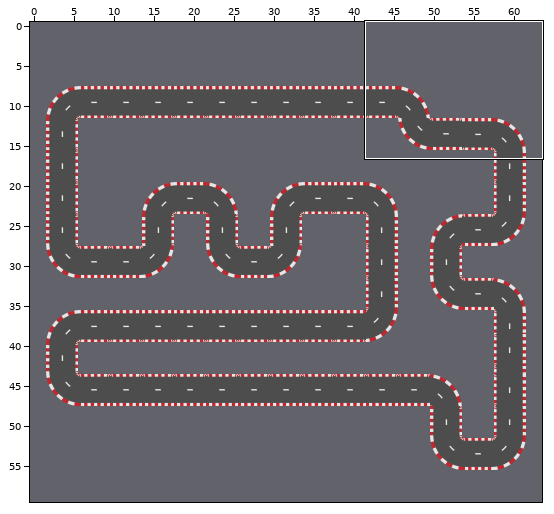
Tiled map: Assets/map/racing.tmx. Above, an overview of the earlier version with the close-up marked.
Close-up. Before the edit:
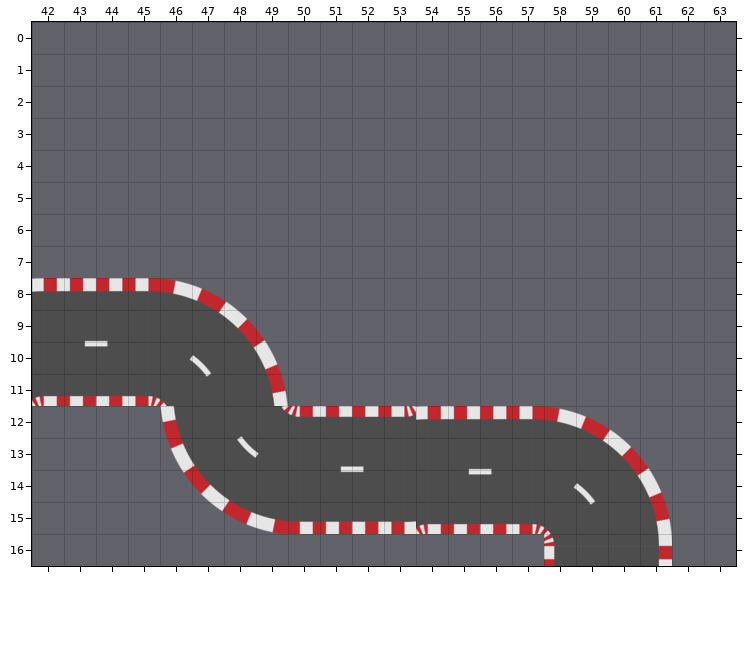
Cells are 32x32 px. Shown: x 42..63, y 0..16. The commit also changed other parts of the map, which this record leaves out.
And afterwards:
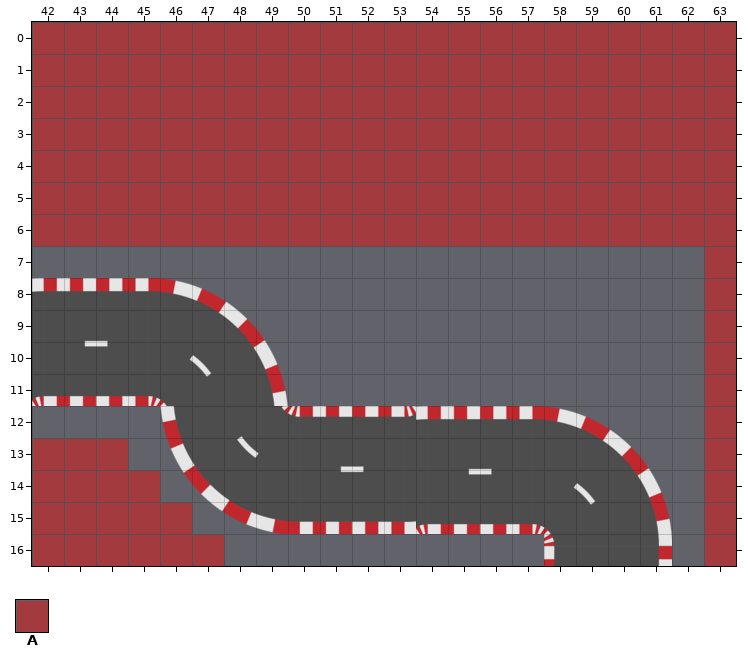
Key: from "MapMetadata": A 0.
_ is an empty cell, . an unchanged one.
Tiles of an added or newly shown layer are drawn over the layers below it.
See-through tiles are keyed as they look on the map.
Diff:
--- layer "Barreras" (added)
@@ x 42..63 @@
- 0 ______________________
- 1 ______________________
- 2 ______________________
- 3 ______________________
- 4 ______________________
- 5 ______________________
- 6 ______________________
- 7 ....................._
- 8 ....................._
- 9 ....................._
-10 ....................._
-11 ....................._
-12 ....................._
-13 ___.................._
-14 ____................._
-15 _____................_
-16 ______..............._
+ 0 AAAAAAAAAAAAAAAAAAAAAA
+ 1 AAAAAAAAAAAAAAAAAAAAAA
+ 2 AAAAAAAAAAAAAAAAAAAAAA
+ 3 AAAAAAAAAAAAAAAAAAAAAA
+ 4 AAAAAAAAAAAAAAAAAAAAAA
+ 5 AAAAAAAAAAAAAAAAAAAAAA
+ 6 AAAAAAAAAAAAAAAAAAAAAA
+ 7 .....................A
+ 8 .....................A
+ 9 .....................A
+10 .....................A
+11 .....................A
+12 .....................A
+13 AAA..................A
+14 AAAA.................A
+15 AAAAA................A
+16 AAAAAA...............A
Boxes around the changes in both close-ups, in picture pixels (x1, y1, x2, y2):
added: (33, 23, 736, 566)
